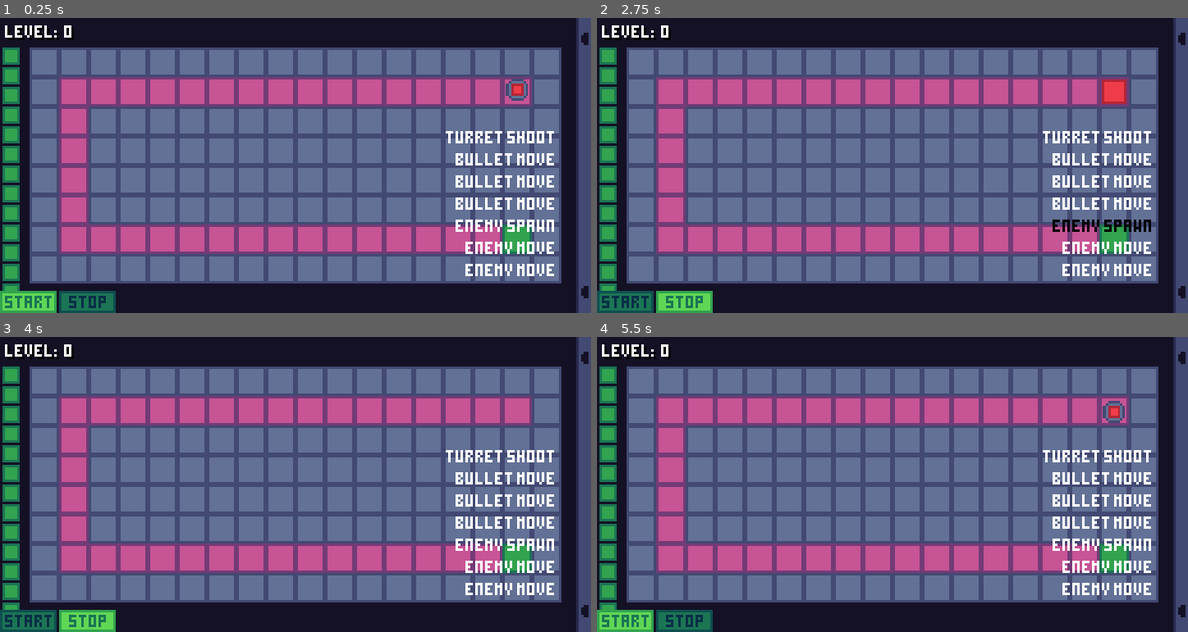
Above: before the commit, frames 1-4 (two rows, left to right).
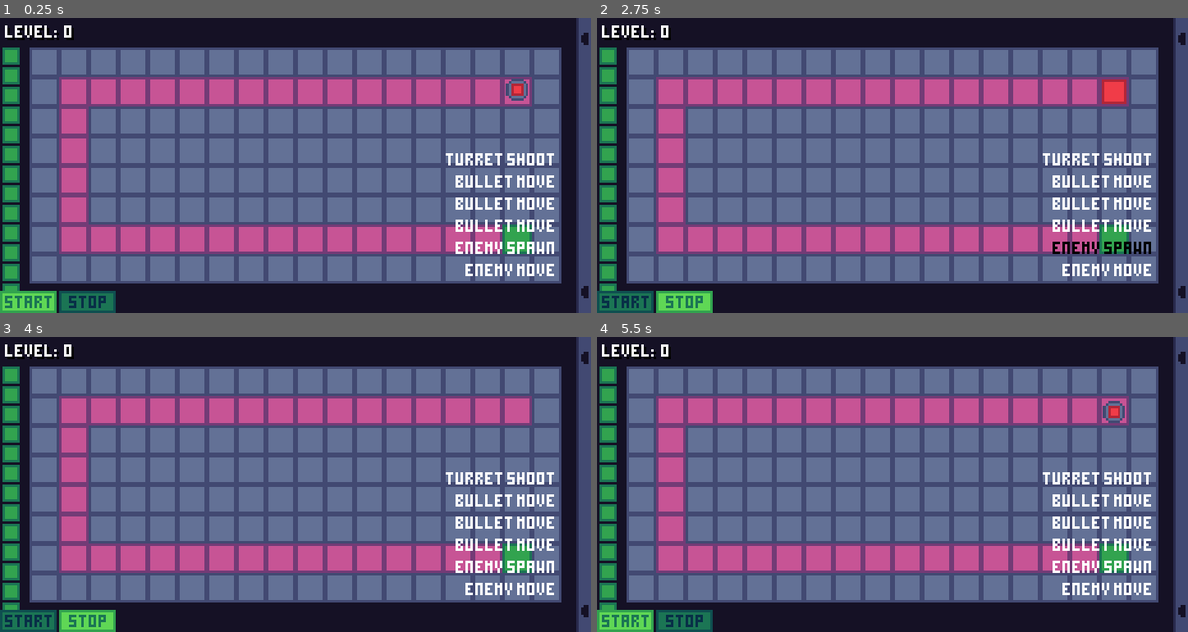
Above: after the commit, the same moments.

Repository: mariothedog/brackeys-game-jam
Game: Godot game, scene res://main/main.tscn
Two runs of this game, one before a commit and one after it. Both use one fixed random seed, a clock stepped at 60 frames per second and the inputs below.
Inputs (mouse positions are in pixels of both pictures, inside the frame that each line leads up to):
- Up to frame 1 (0.25 s): no input
- Up to frame 2 (2.75 s): click (626, 301) at 0.5 s; click (685, 301) at 1.25 s; click (626, 301) at 2 s
- Up to frame 3 (4 s): click (88, 620) at 2.75 s; click (29, 620) at 3.5 s
- Up to frame 4 (5.5 s): click (685, 620) at 4.25 s; move the mouse to (1022, 469) at 5.02 s; click (1022, 469) at 5.17 s

The runs differ from the first frame. In frame 1, 0.9% of the frame differs, in the area x 75-94%, y 38-80%; in frame 2, 1.4%; in frame 3, 0.9%; in frame 4, 0.9%.

Commit message:
Add steps to the level editor

Diff:
--- a/src/autoload/constants.gd
+++ b/src/autoload/constants.gd
@@ -6,3 +6,10 @@
 
 var PHYSICS_FPS: int = ProjectSettings.get_setting("physics/common/physics_fps")
 var WINDOW_WIDTH: int = ProjectSettings.get_setting("display/window/size/width")
+
+enum StepTypes {
+	TURRET_SHOOT,
+	BULLET_MOVE,
+	ENEMY_SPAWN,
+	ENEMY_MOVE,
+}
--- a/src/levels/level_editor/level_data.gd
+++ b/src/levels/level_editor/level_data.gd
@@ -8,3 +8,4 @@
 export var num_lives: int
 export var num_turrets: int
 export var num_enemies: int
+export var steps: Array
--- a/src/levels/level_editor/level_editor.gd
+++ b/src/levels/level_editor/level_editor.gd
@@ -7,6 +7,7 @@
 export (int, 1, 100) var num_lives := 1
 export (int, 1, 100) var num_turrets := 1
 export (int, 0, 1000) var num_enemies := 1
+export (Array, Constants.StepTypes) var steps
 # warning-ignore:unused_class_variable
 export var create_level := false setget _create_level
 # warning-ignore:unused_class_variable
@@ -106,6 +107,7 @@
 	data.num_lives = num_lives
 	data.num_turrets = num_turrets
 	data.num_enemies = num_enemies
+	data.steps = steps
 # warning-ignore:return_value_discarded
 	ResourceSaver.save(FORMAT_PATH % level_num, data)
 
--- a/src/levels/level_editor/level_editor.tscn
+++ b/src/levels/level_editor/level_editor.tscn
@@ -9,9 +9,6 @@
 format = 1
 tile_data = PoolIntArray( 0, 1, 0, 1, 1, 0, 2, 1, 0, 3, 1, 0, 4, 1, 0, 5, 1, 0, 6, 1, 0, 7, 1, 0, 8, 1, 0, 9, 1, 0, 10, …(2597 unchanged characters)…
 script = ExtResource( 1 )
-level_num = 0
 num_lives = 100
 num_turrets = 100
-num_enemies = 100
-create_level = false
-clear_level = false
+steps = [ 0, 1, 1, 1, 2, 3, 2, 3 ]
--- a/src/levels/resources/level_0.tres
+++ b/src/levels/resources/level_0.tres
@@ -14,4 +14,5 @@
 enemy_paths = [ PoolVector2Array( 17, 2, 16, 2, 15, 2, 14, 2, 13, 2, 12, 2, 11, 2, 10, 2, 9, 2, 8, 2, 7, 2, 6, 2, 5, 2, 4, 2, 3, 2, 2, 2, 2, 3, 2, 4, 2, 5, 2, 6, 2, 7, 3, 7, 4, 7, 5, 7, 6, 7, 7, 7, 8, 7, 9, 7, 10, 7, 11, 7, 12, 7, 13, 7, 14, 7, 15, 7, 16, 7, 17, 7 ) ]
 num_lives = 100
 num_turrets = 100
-num_enemies = 100
+num_enemies = 1
+steps = [ 0, 1, 1, 1, 2, 3 ]
--- a/src/levels/resources/level_1.tres
+++ b/src/levels/resources/level_1.tres
@@ -15,3 +15,4 @@
 num_lives = 1
 num_turrets = 3
 num_enemies = 5
+steps = [ 0, 1, 1, 1, 2, 3, 2, 3 ]
--- a/src/levels/resources/level_2.tres
+++ b/src/levels/resources/level_2.tres
@@ -15,3 +15,4 @@
 num_lives = 1
 num_turrets = 2
 num_enemies = 10
+steps = [ 0, 1, 1, 1, 2, 3, 2, 3 ]
--- a/src/main/main.gd
+++ b/src/main/main.gd
@@ -2,23 +2,6 @@
 
 const FORMAT_LEVEL_PATH := "res://levels/resources/level_%s.tres"
 const FORMAT_LEVEL_LABEL := "level: %s"
-
-enum StepTypes {
-	TURRET_SHOOT,
-	BULLET_MOVE,
-	ENEMY_SPAWN,
-	ENEMY_MOVE,
-}
-
-const STEPS := [
-	StepTypes.TURRET_SHOOT,
-	StepTypes.BULLET_MOVE,
-	StepTypes.BULLET_MOVE,
-	StepTypes.BULLET_MOVE,
-	StepTypes.ENEMY_SPAWN,
-	StepTypes.ENEMY_MOVE,
-	StepTypes.ENEMY_MOVE,
-]
 
 export var level_num := 1
 
@@ -44,7 +27,6 @@
 
 
 func _ready() -> void:
-	hud.add_step_labels(StepTypes, STEPS)
 	_go_to_level(level_num)
 # warning-ignore:return_value_discarded
 	Signals.connect("start_pressed", self, "_start")
@@ -103,6 +85,9 @@
 	Util.queue_free_children(enemy_spawn_indicators)
 	Util.queue_free_children(placed_turrets)
 	_level_data = load(FORMAT_LEVEL_PATH % num)
+	if not _level_data.steps:
+		push_warning("Level %s has no steps" % num)
+	hud.set_step_labels(_level_data.steps)
 	_force_stop()
 	item.num_left = _level_data.num_turrets
 	_reset()
@@ -130,16 +115,16 @@
 	var step: int
 	var is_valid := false
 	while not is_valid:
-		_step_index %= STEPS.size()
-		step = STEPS[_step_index]
+		_step_index %= _level_data.steps.size()
+		step = _level_data.steps[_step_index]
 		match step:
-			StepTypes.ENEMY_SPAWN:
+			Constants.StepTypes.ENEMY_SPAWN:
 				is_valid = num_enemies_left > 0
-			StepTypes.ENEMY_MOVE:
+			Constants.StepTypes.ENEMY_MOVE:
 				is_valid = enemies.get_child_count() > 0
-			StepTypes.BULLET_MOVE:
+			Constants.StepTypes.BULLET_MOVE:
 				is_valid = bullets.get_child_count() > 0
-			StepTypes.TURRET_SHOOT:
+			Constants.StepTypes.TURRET_SHOOT:
 				is_valid = placed_turrets.get_child_count() > 0
 		if not is_valid:
 			_step_index += 1
@@ -150,13 +135,13 @@
 	var step := _get_valid_step()
 	hud.highlight_step_labels(_step_index)
 	match step:
-		StepTypes.ENEMY_SPAWN:
+		Constants.StepTypes.ENEMY_SPAWN:
 			num_enemies_left -= 1
 			enemies.spawn_enemy()
-		StepTypes.ENEMY_MOVE:
+		Constants.StepTypes.ENEMY_MOVE:
 			enemies.move_enemies()
-		StepTypes.BULLET_MOVE:
+		Constants.StepTypes.BULLET_MOVE:
 			bullets.move_bullets()
-		StepTypes.TURRET_SHOOT:
+		Constants.StepTypes.TURRET_SHOOT:
 			turrets.shoot_turrets(bullets, level.cell_size)
 	_step_index += 1
--- a/src/misc-scripts/utility.gd
+++ b/src/misc-scripts/utility.gd
@@ -36,6 +36,10 @@
 	for child in node.get_children():
 		child.queue_free()
 
+static func deferred_free_children(node: Node) -> void:
+	for child in node.get_children():
+		child.call_deferred("free")
+
 static func sign_vec2(vec: Vector2, threshold: float) -> Vector2:
 	var new_vec := Vector2()
 	if vec.x > threshold:
--- a/src/ui/hud/hud.gd
+++ b/src/ui/hud/hud.gd
@@ -21,8 +21,9 @@
 	inventory.rect_position.x = _inv_start_pos_x
 
 
-func add_step_labels(step_types: Dictionary, steps: Array) -> void:
-	var step_names := step_types.keys()
+func set_step_labels(steps: Array) -> void:
+	Util.deferred_free_children(step_labels)
+	var step_names := Constants.StepTypes.keys()
 	for step in steps:
 		var step_name: String = step_names[step].to_lower()
 		var label: Label = STEP_LABEL_SCENE.instance()
